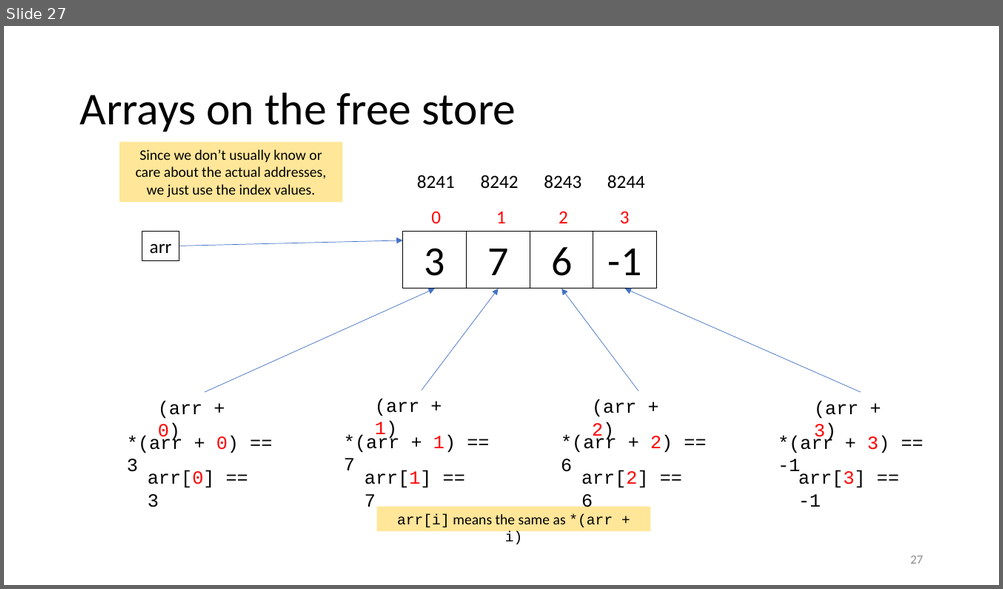
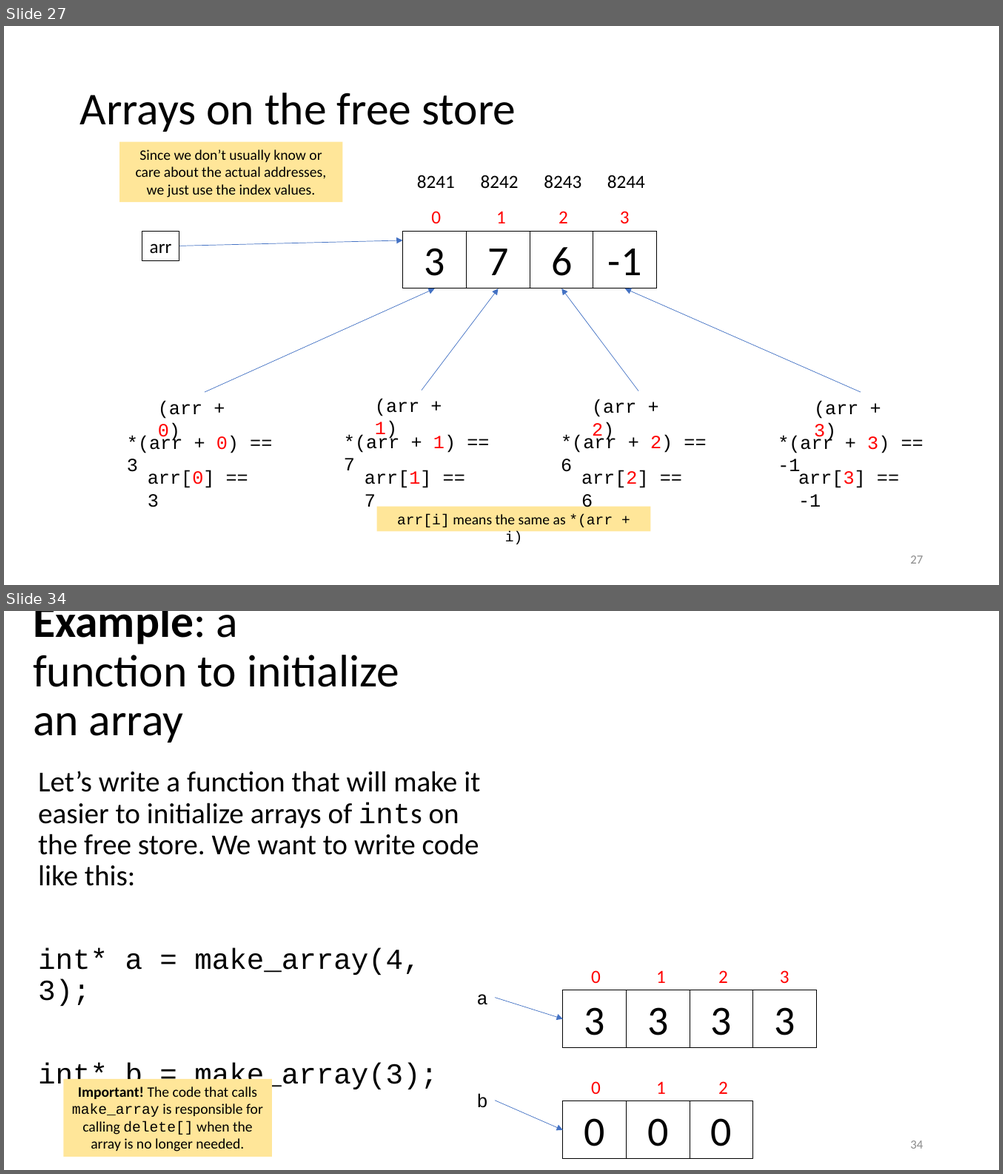
Before and after one commit to tjd1234/cmpt135spring2024, a slide deck: sample_code/week3/week3_cmpt135.pptx. Shown one above the other, each under a label of ours: slide 27 before the commit, slides 27 and 34 after it; the slides between them are not shown. The pictures are 1003x589 and 1003x1174 pixels, drawn with LibreOffice and Linux fonts; fonts in the diff are those of the drawing. Boxes give left, top, right and bottom in pixels: in the first picture for what was removed or moved away, otherwise in the second. Text is boxed around its words. In the diff, an @@ line names an element or a change of style, - is before the commit and + after.

```diff
--- a/sample_code/week3/week3_cmpt135.pptx
+++ b/sample_code/week3/week3_cmpt135.pptx
@@ slide 34 added at (x1=4, y1=611, x2=999, y2=1170), background #FFFFFF @@
@@ title added at (x1=33, y1=611, x2=399, y2=743), 44 pt, text #000000 @@
+Example: a function to initialize an array
@@ text added at (x1=38, y1=771, x2=480, y2=1092), 28 pt, text #000000 @@
+Let’s write a function that will make it easier to initialize arrays of ints on the free store. We want to write code like this:
+int* a = make_array(4, 3);
+int* b = make_array(3);
@@ group added at (x1=563, y1=971, x2=817, y2=1048): 4 rectangles, 4 texts @@
+3
+3
+3
+3
+0
+1
+2
+3
@@ text added at (x1=477, y1=994, x2=488, y2=1005), 18 pt, text #000000 @@
+a
@@ arrow added from (495, 997) to (563, 1019), #4472C4 0.5 pt @@
@@ rectangle added at (x1=64, y1=1079, x2=272, y2=1157), fill #FFE699, 14 pt, text #000000 @@
+Important! The code that calls make_array is responsible for calling delete[] when the array is no longer needed.
@@ text added at (x1=477, y1=1094, x2=488, y2=1108), 18 pt, text #000000 @@
+b
@@ group added at (x1=563, y1=1082, x2=753, y2=1159): 3 rectangles, 3 texts @@
+0
+0
+0
+0
+1
+2
@@ arrow added from (495, 1101) to (563, 1130), #4472C4 0.5 pt @@
@@ page number added at (x1=910, y1=1141, x2=922, y2=1149), 12 pt, text #8C8C8C @@
+34
```
Also in this commit, not shown: 20 slides changed, 4 other slides added, 1 other file.
